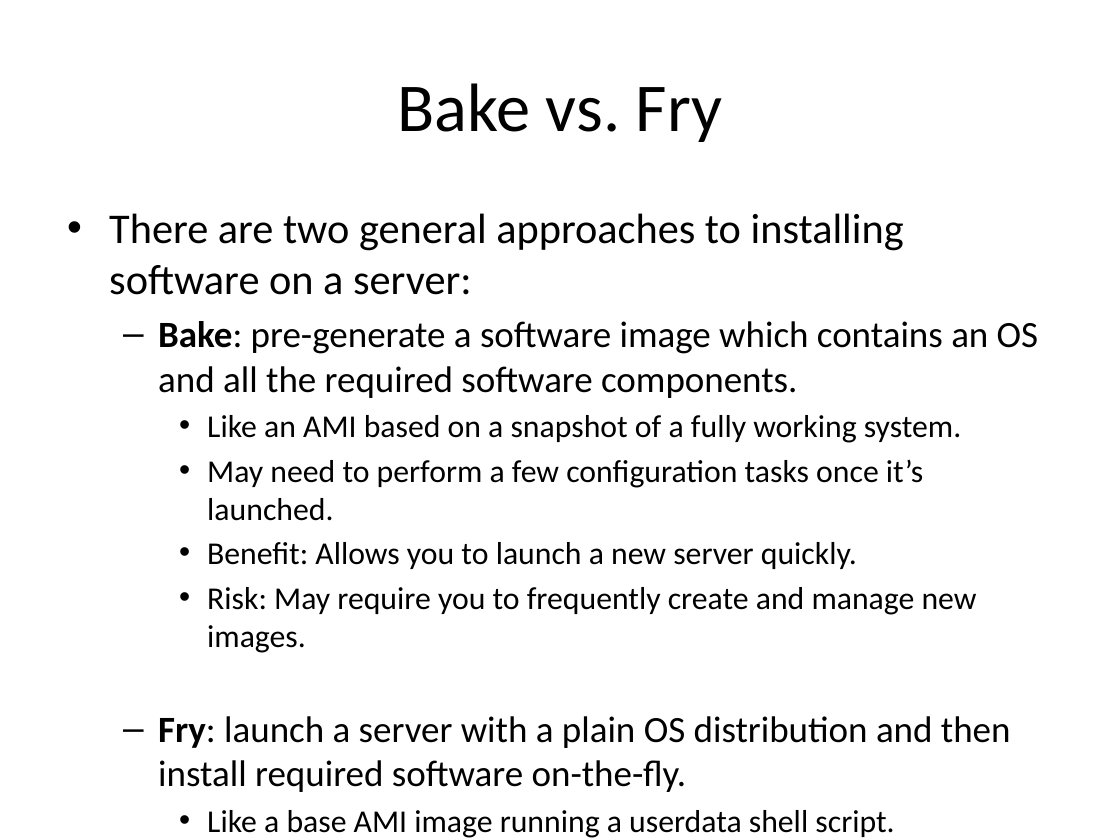
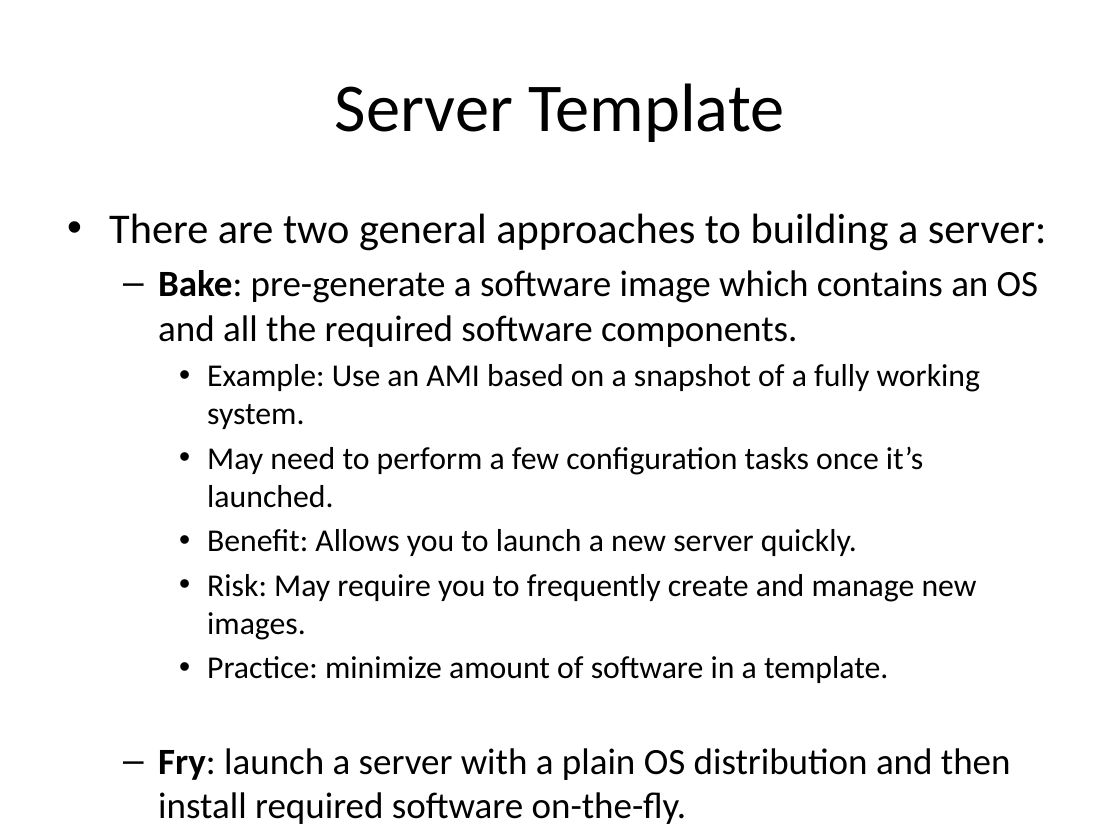
Before and after one commit to jasondbaker/infrastructure-class, a slide deck: slide 11 of lectures/infrastructure-week-10.pptx. Drawn at 1120x840 pixels with LibreOffice and Linux fonts; fonts in the diff are those of the drawing. Boxes give left, top, right and bottom in pixels: in the first picture for what was removed or moved away, otherwise in the second. Text is boxed around its words. In the diff, an @@ line names an element or a change of style, - is before the commit and + after.

```diff
--- a/lectures/infrastructure-week-10.pptx
+++ b/lectures/infrastructure-week-10.pptx
@@ title at [335,83,784,142]: text changed @@
-Bake vs. Fry
+Server Template
@@ text at [109,213,1047,251]: text changed @@
-• There are two general approaches to installing software on a server:
+• There are two general approaches to building a server:
@@ text at [207,364,980,429]: text changed @@
-    • Like an AMI based on a snapshot of a fully working system.
+    • Example: Use an AMI based on a snapshot of a fully working system.
@@ text at [207,656,888,683]: paragraph added @@
+    • Practice: minimize amount of software in a template.
@@ text at [207,810,894,838]: text changed @@
-    • Like a base AMI image running a userdata shell script.
+    • Example: Use a base AMI image and run a userdata shell script.
```
Also in this commit, not shown: 2 other slides changed, 4 slides added, 3 other files.
